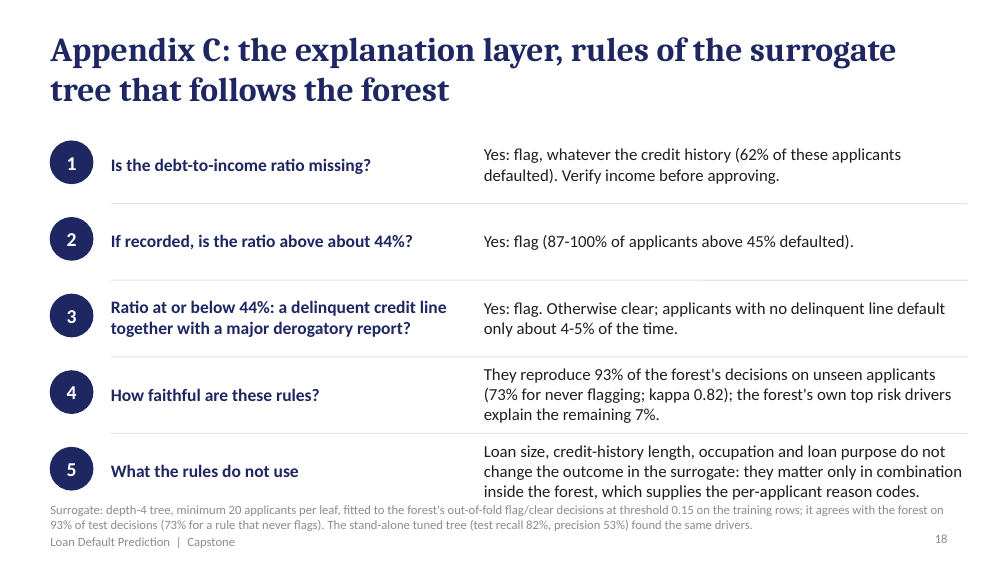
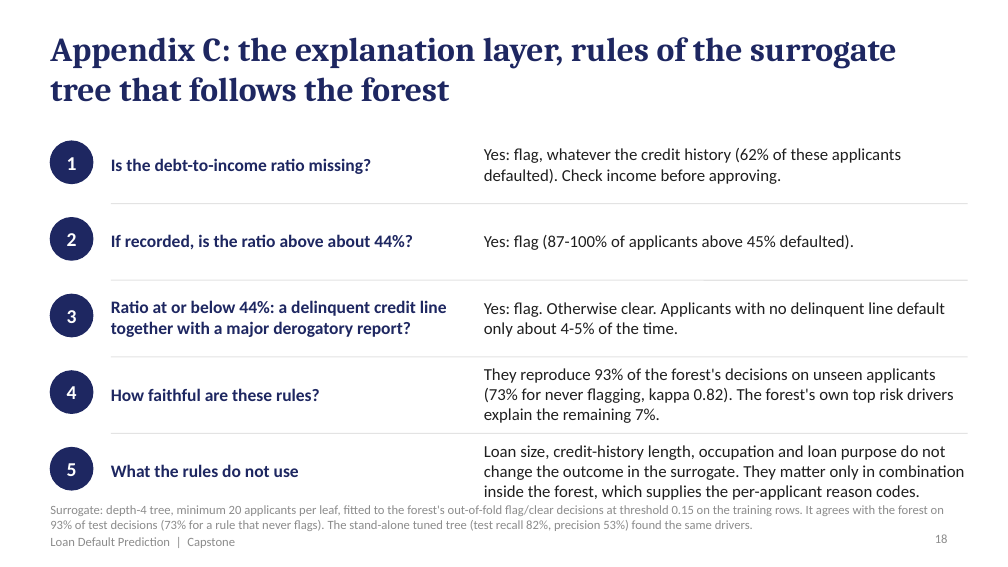
Before and after one commit to shubham1891/Personal-code, a slide deck: slide 18 of presentation/Loan_Default_Prediction_Presentation.pptx. Drawn at 1008x567 pixels with LibreOffice and Linux fonts; fonts in the diff are those of the drawing. Boxes give left, top, right and bottom in pixels: in the first picture for what was removed or moved away, otherwise in the second. Text is boxed around its words. In the diff, an @@ line names an element or a change of style, - is before the commit and + after.

```diff
--- a/presentation/Loan_Default_Prediction_Presentation.pptx
+++ b/presentation/Loan_Default_Prediction_Presentation.pptx
@@ text at [484,148,901,184]: text changed @@
-Yes: flag, whatever the credit history (62% of these applicants defaulted). Verify income before approving.
+Yes: flag, whatever the credit history (62% of these applicants defaulted). Check income before approving.
@@ text at [484,302,945,337]: text changed @@
-Yes: flag. Otherwise clear; applicants with no delinquent line default only about 4-5% of the time.
+Yes: flag. Otherwise clear. Applicants with no delinquent line default only about 4-5% of the time.
@@ text at [484,368,953,423]: text changed @@
-They reproduce 93% of the forest's decisions on unseen applicants (73% for never flagging; kappa 0.82); the forest's own top risk drivers explain the remaining 7%.
+They reproduce 93% of the forest's decisions on unseen applicants (73% for never flagging, kappa 0.82). The forest's own top risk drivers explain the remaining 7%.
@@ text at [484,445,965,500]: text changed @@
-Loan size, credit-history length, occupation and loan purpose do not change the outcome in the surrogate: they matter only in combination inside the forest, which supplies the per-applicant reason codes.
+Loan size, credit-history length, occupation and loan purpose do not change the outcome in the surrogate. They matter only in combination inside the forest, which supplies the per-applicant reason codes.
@@ text at [50,505,944,531]: text changed @@
-Surrogate: depth-4 tree, minimum 20 applicants per leaf, fitted to the forest's out-of-fold flag/clear decisions at threshold 0.15 on the training rows; it agrees with the forest on 93% of test decisions (73% for a rule that never flags). The stand-alone tuned tree (test recall 82%, precision 53%) found the same drivers.
+Surrogate: depth-4 tree, minimum 20 applicants per leaf, fitted to the forest's out-of-fold flag/clear decisions at threshold 0.15 on the training rows. It agrees with the forest on 93% of test decisions (73% for a rule that never flags). The stand-alone tuned tree (test recall 82%, precision 53%) found the same drivers.
```
Also in this commit, not shown: 18 other slides changed, 5 other files.
